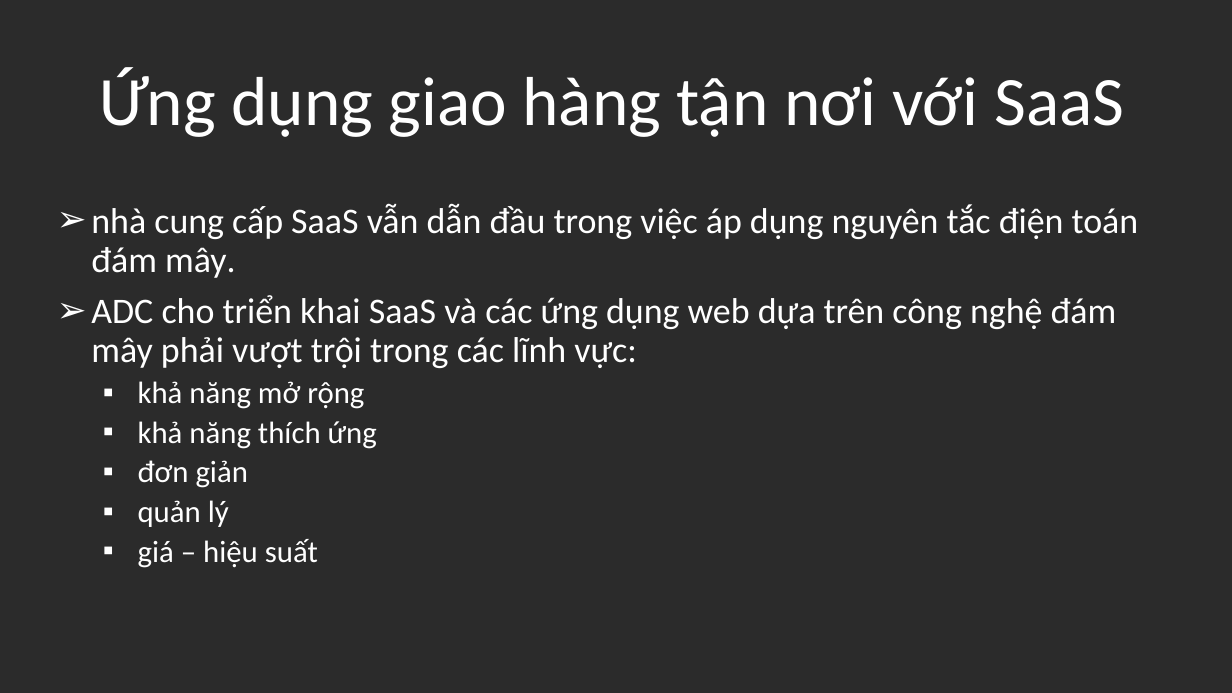
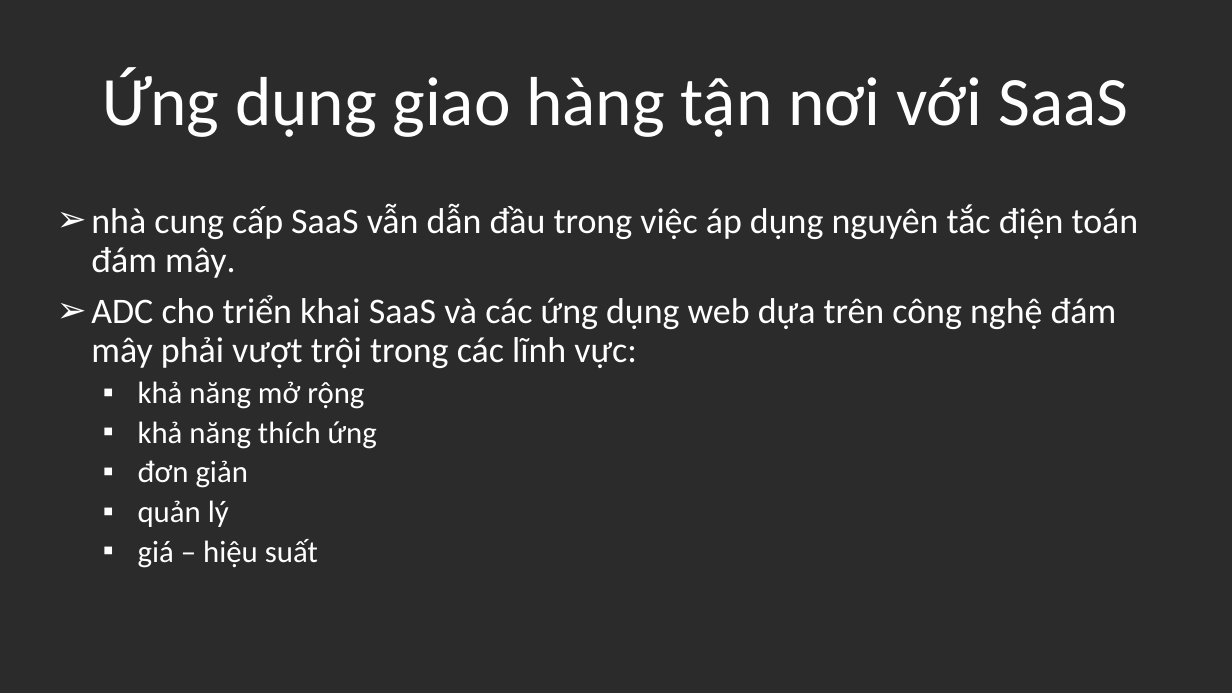
Before and after one commit to sonnv56/Mon-CVDHD-2014, a slide deck: slide 2 of Ninh_Van_Hanh/Application Delivery Controllers.pptx. Drawn at 1232x693 pixels with LibreOffice and Linux fonts; fonts in the diff are those of the drawing; background and template pictures are left out; a plain dark background stands for a picture behind light text. Boxes give left, top, right and bottom in pixels: in the first picture for what was removed or moved away, otherwise in the second. Text is boxed around its words. In the diff, an @@ line names an element or a change of style, - is before the commit and + after.

```diff
--- a/Ninh_Van_Hanh/Application Delivery Controllers.pptx
+++ b/Ninh_Van_Hanh/Application Delivery Controllers.pptx
@@ title "Ứng dụng giao hàng tận ...": place and size @@
-title "Ứng dụng giao hàng tận ..." at [99, 67, 1124, 137]
+title "Ứng dụng giao hàng tận ..." at [103, 67, 1128, 137]
```
Also in this commit, not shown: 6 other slides changed, 1 slide added, 1 other file.
